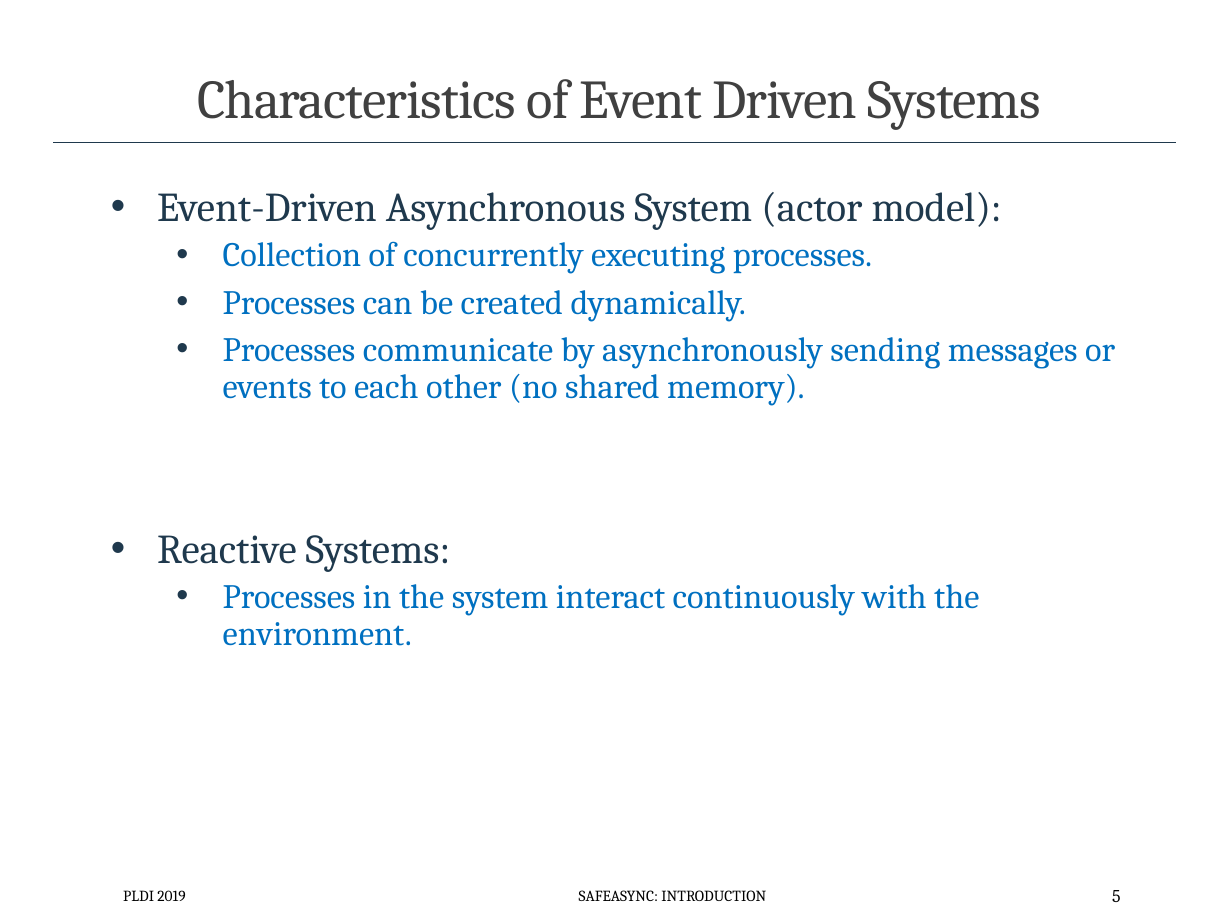
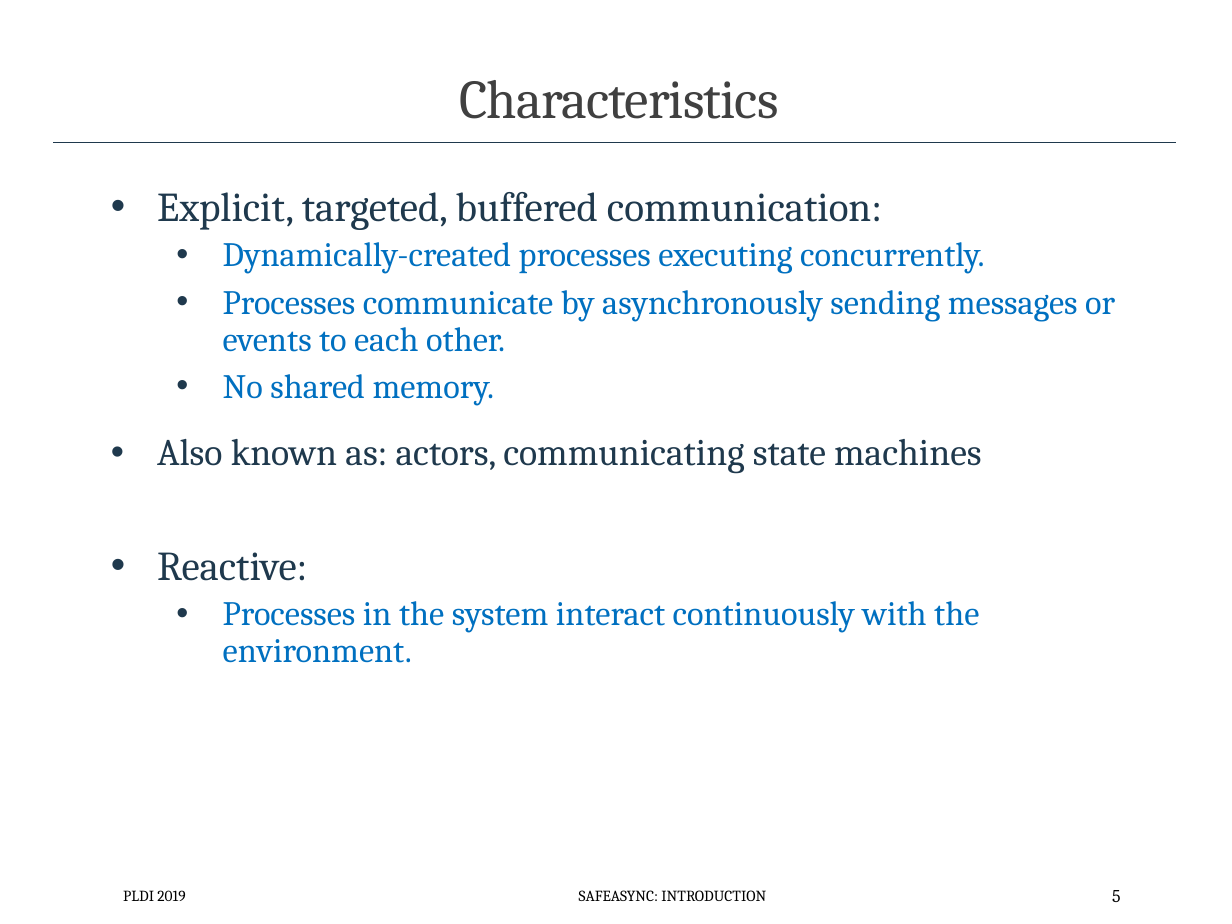
Before and after one commit to p-org/plditutorial, a slide deck: slide 5 of Presentations/1 - Introduction.pptx. Drawn at 1232x924 pixels with LibreOffice and Linux fonts; fonts in the diff are those of the drawing. Boxes give left, top, right and bottom in pixels: in the first picture for what was removed or moved away, otherwise in the second. Text is boxed around its words. In the diff, an @@ line names an element or a change of style, - is before the commit and + after.

Commit message:
update

```diff
--- a/Presentations/1 - Introduction.pptx
+++ b/Presentations/1 - Introduction.pptx
@@ title at [459,80,778,119]: text changed @@
-Characteristics of Event Driven Systems
+Characteristics
@@ text at [157,192,1115,581]: text changed @@
-• Event-Driven Asynchronous System (actor model):
-  • Collection of concurrently executing processes.
-  • Processes can be created dynamically.
-  • Processes communicate by asynchronously sending messages or events to each other (no shared memory).
-• Reactive Systems:
+• Explicit, targeted, buffered communication:
+  • Dynamically-created processes executing concurrently.
+  • Processes communicate by asynchronously sending messages or events to each other.
+  • No shared memory.
+• Also known as: actors, communicating state machines
+• Reactive:
```
Also in this commit, not shown: 8 other slides changed.
